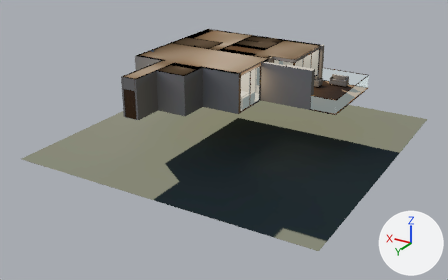
A saved change to the glTF model models/d6.glb.
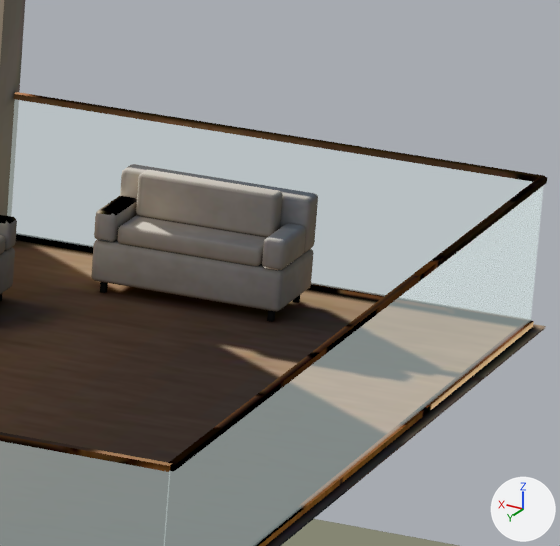
The first picture shows the older version from a 50 mm camera at (-16.4, 31.4, 18.9) aimed at (6.0, -5.9, 0.3). The close-ups show the older and then the newer version on the part from 72% to 83% of the width and 21% to 38% of the height of that picture. Only the edits that show in the close-ups are written down. The axes (+X, +Y, +Z) are drawn at lower right. The lights are the same throughout. Where no turn or scale is listed for an object, it has been applied to the vertices. Vertices at exactly the same position are counted once.

Names of what the first close-up shows: 'D6_carp', 'D6_muebles', 'D6_muros', 'D6_piso', 'D6_vidrio'.
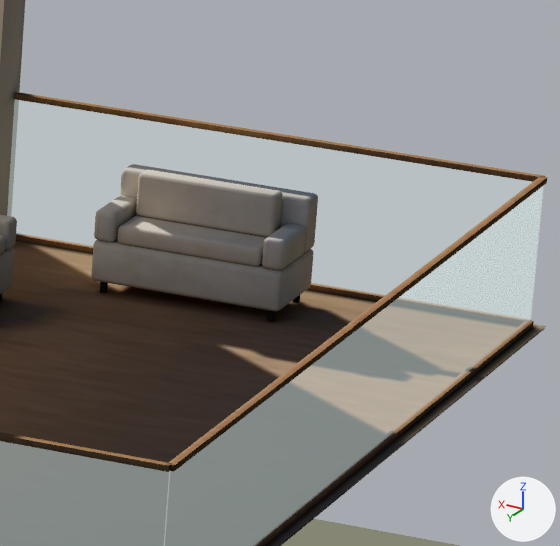
What the commit changed:
me_d6_carp is used by ob_d6_carp; location (5.512, -7.532, 4.665).
me_d6_carp had 8736 vertices, 17004 faces and spanned x -7.44..7.44, y -7.49..7.49, z -1.47..1.47.
me_d6_carp now has 8712 vertices, 16956 faces and spans x -7.44..7.44, y -7.49..7.49, z -1.47..1.47.
me_d6_carp part 1: 15369 kept faces spanning x -7.44..7.44, y -7.49..7.49, z -1.47..1.47 get new texture (UV) coordinates.
Edits to the shape of me_d6_carp do not show in these pictures.
me_d6_muebles has 19631 vertices, 38604 faces and spans x -6.68..6.68, y -7.38..7.38, z -1.48..1.48.
me_d6_muebles is used by ob_d6_muebles; location (6.275, -7.373, 4.675).
me_d6_muebles part 2: texture (UV) coordinates of 8612 of 38604 faces, centred in x -6.67..6.67, y -7.36..7.38, z -1.48..1.48, changed; they spanned u 0.0..1.0, v 0.0..1.0 and now span u 0.0..1.0, v 0.0..1.0.

Changed parts and their boxes (x1, y1, x2, y2) in the close-ups (560 x 546 px):
part 1 of me_d6_carp, surface changed
    both: (0, 92, 547, 546)
part 2 of me_d6_muebles, surface changed
    both: (0, 196, 275, 270)
